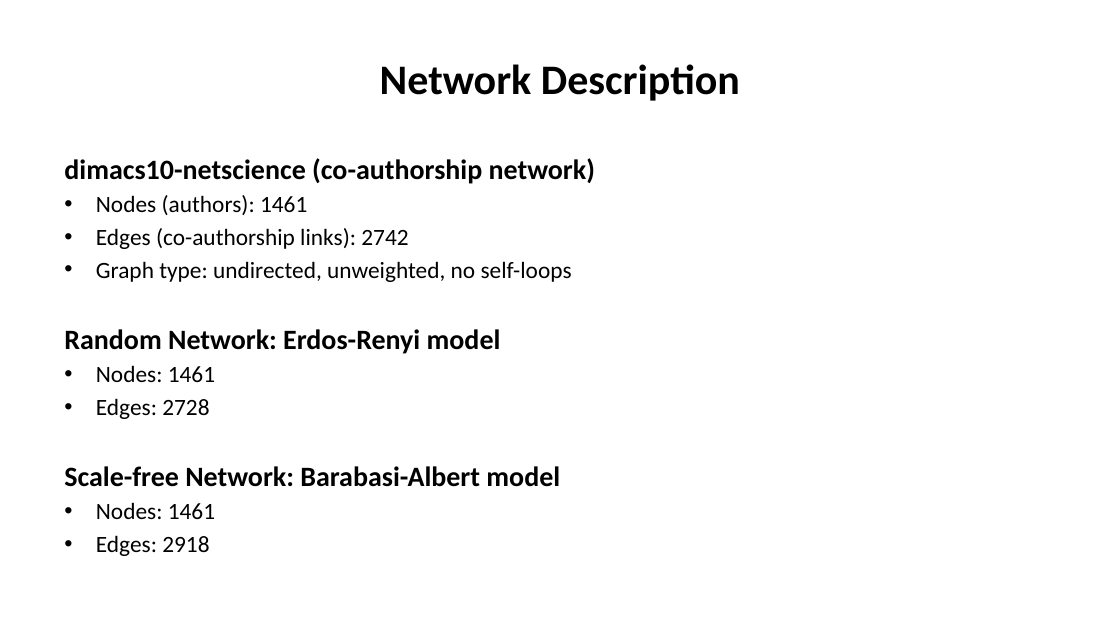
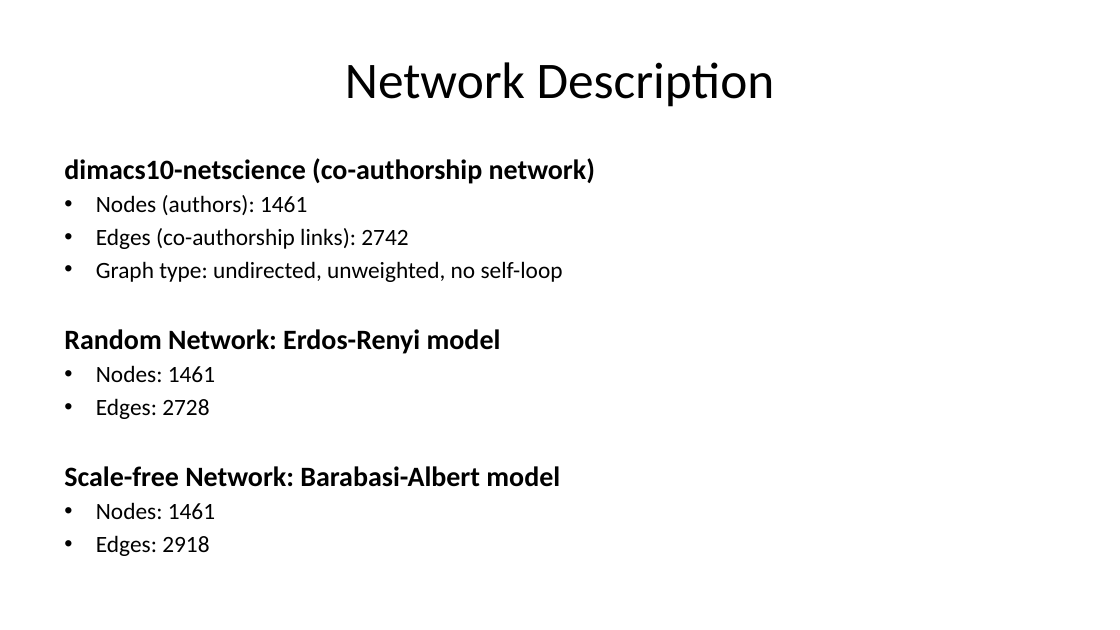
Before and after one commit to cristi-an-pop/graphs, a slide deck: slide 2 of NetworkScience_Presentation.pptx (slide 8 before the commit). Drawn at 1120x630 pixels with LibreOffice and Linux fonts; fonts in the diff are those of the drawing. Boxes give left, top, right and bottom in pixels: in the first picture for what was removed or moved away, otherwise in the second. Text is boxed around its words. In the diff, an @@ line names an element or a change of style, - is before the commit and + after.

```diff
--- a/NetworkScience_Presentation.pptx
+++ b/NetworkScience_Presentation.pptx
@@ title "Network Description" at (345, 62, 775, 107): size 36 to 44 pt, bold off @@
@@ text at (96, 261, 563, 282): text changed @@
-• Graph type: undirected, unweighted, no self-loops
+• Graph type: undirected, unweighted, no self-loop
```
Also in this commit, not shown: 7 other slides changed, 1 slide added, 6 slides removed.
